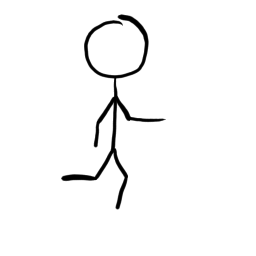
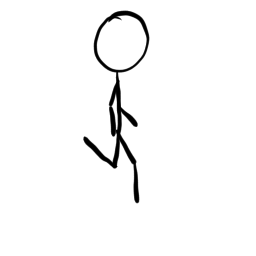
Layer changes from the first 256x256 image to the second:
painted on "Layer 2" over [61, 10, 166, 210]
painted on "Layer 3" over [61, 10, 166, 210]
